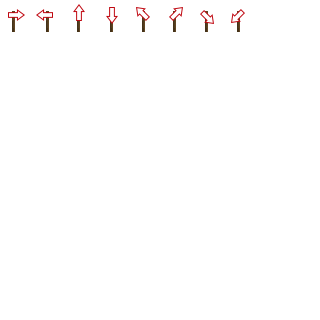
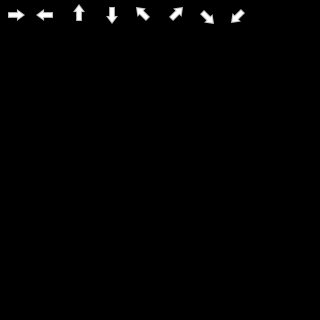
Before/after of a w=320, h=320 layered artwork. What changed in the layer stack:
painted on "Forma 1" (1st of 8, in "left") over [36, 9, 53, 21]
removed layer "Camada 1" (1st of 8, in "left") from group "left" over [46, 11, 49, 32]
painted on "Forma 1" (2nd of 8, in "up") over [73, 4, 85, 21]
removed layer "Camada 1" (2nd of 8, in "up") from group "up" over [77, 11, 80, 32]
painted on "Forma 1" (3rd of 8, in "down") over [106, 7, 118, 24]
removed layer "Camada 1" (3rd of 8, in "down") from group "down" over [110, 11, 113, 32]
painted on "Forma 1" (4th of 8, in "down_left") over [231, 9, 245, 23]
removed layer "Camada 1" (4th of 8, in "down_left") from group "down_left" over [237, 11, 240, 32]
painted on "Forma 1" (5th of 8, in "down_right") over [200, 10, 214, 24]
removed layer "Camada 1" (5th of 8, in "down_right") from group "down_right" over [205, 11, 208, 32]
painted on "Forma 1" (6th of 8, in "up_right") over [169, 7, 183, 21]
removed layer "Camada 1" (6th of 8, in "up_right") from group "up_right" over [173, 11, 176, 32]
painted on "Forma 1" (7th of 8, in "up_left") over [136, 7, 150, 21]
removed layer "Camada 1" (7th of 8, in "up_left") from group "up_left" over [142, 11, 145, 32]
painted on "Forma 1" (8th of 8, in "right") over [8, 9, 25, 21]
removed layer "Camada 2" from group "right" over [12, 11, 15, 32]
added layer "Camada 3" over [0, 0, 320, 320]
